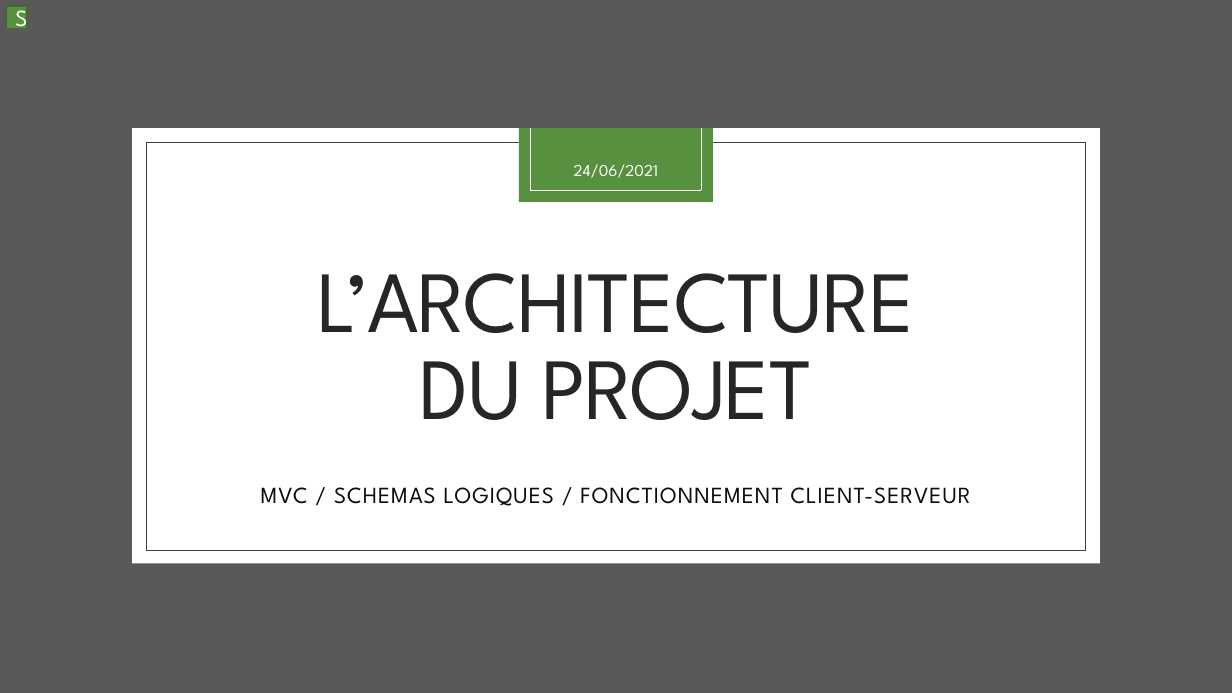
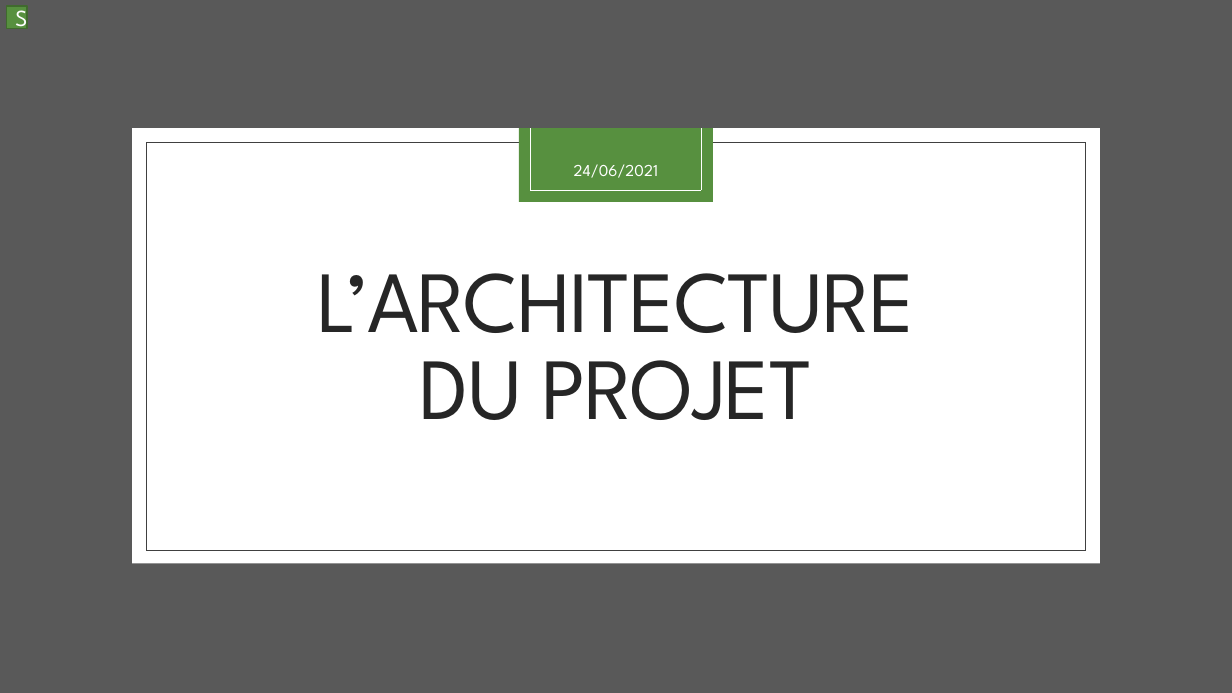
Before and after one commit to aiekick/ProjectStationMeteo, a slide deck: slide 9 of doc/StationMeteo_Soutenance_Stephane.pptx. Drawn at 1232x693 pixels with LibreOffice and Linux fonts; fonts in the diff are those of the drawing. Boxes give left, top, right and bottom in pixels: in the first picture for what was removed or moved away, otherwise in the second. Text is boxed around its words. In the diff, an @@ line names an element or a change of style, - is before the commit and + after.

Commit message:
[UPD] : update of vue architecture client

```diff
--- a/doc/StationMeteo_Soutenance_Stephane.pptx
+++ b/doc/StationMeteo_Soutenance_Stephane.pptx
@@ subtitle removed at [261,487,971,506] @@
-MVC / SCHEMAS LOGIQUES / FONCTIONNEMENT CLIENT-SERVEUR
```
Also in this commit, not shown: 14 other slides changed, 1 slide removed.
